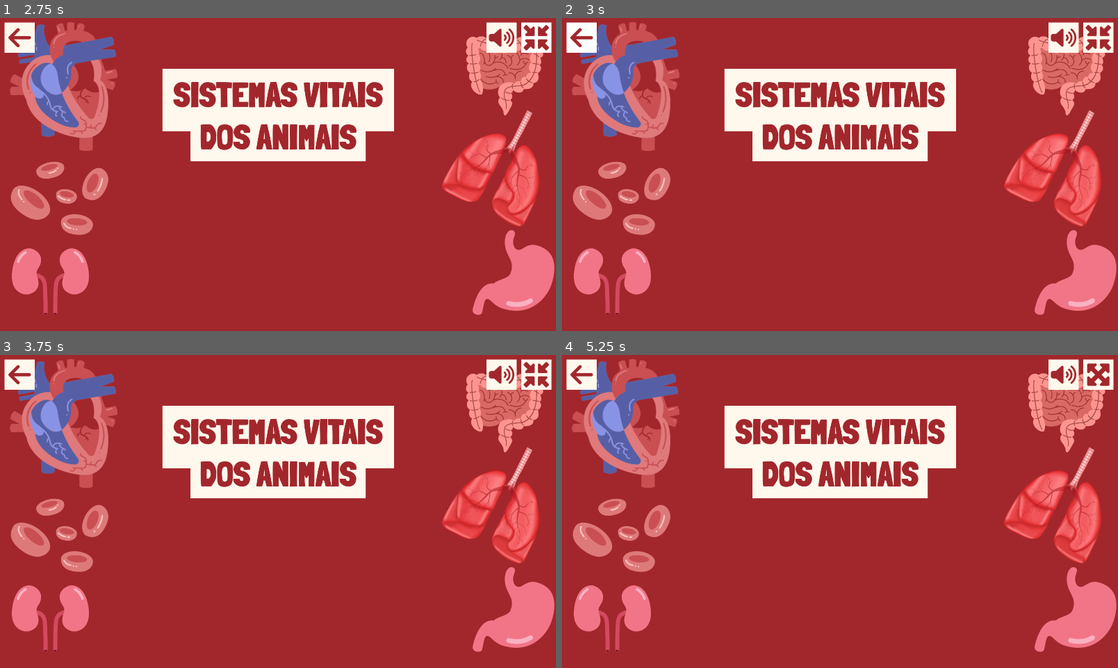
Above: before the commit, frames 1-4 (two rows, left to right).
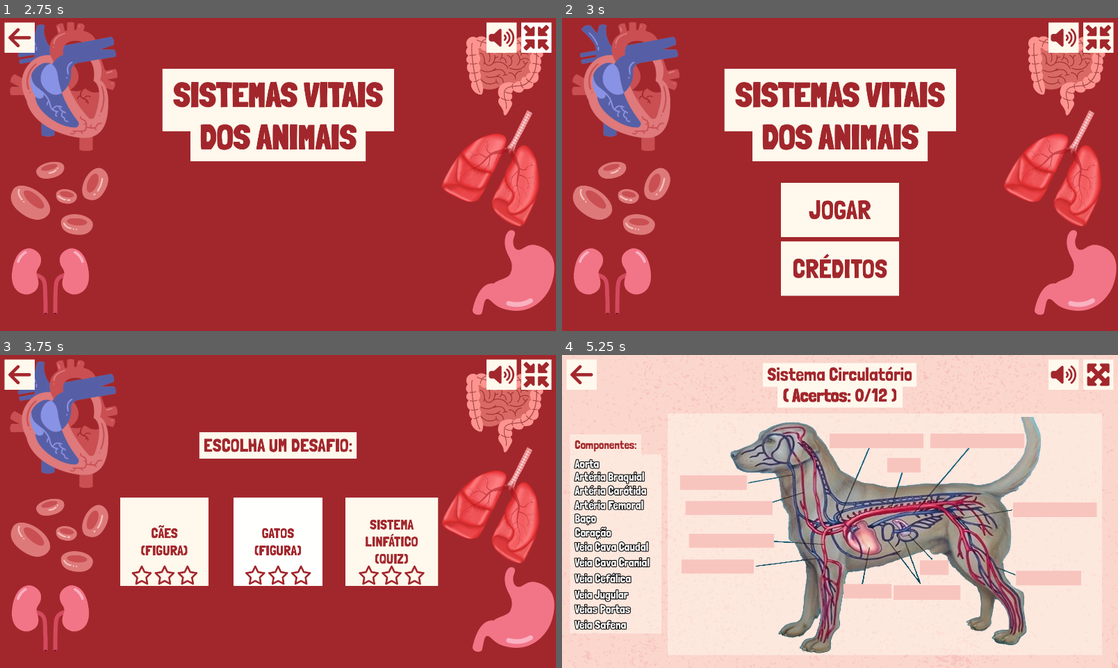
Above: after the commit, the same moments.

Repository: telmotrooper/vet-game
Game: Godot game, scene res://title_screen/credits.tscn
Same seed, same stepped clock (60 frames per second), same inputs: the game is played once before the commit and once after it. This scene is started directly instead of the project's main scene.
Inputs (mouse positions are in pixels of both pictures, inside the frame that each line leads up to):
- Up to frame 1 (2.75 s): click (533, 36) at 0.5 s; click (533, 36) at 1.25 s; click (533, 36) at 2 s
- Up to frame 2 (3 s): click (584, 36) at 2.75 s
- Up to frame 3 (3.75 s): click (278, 545) at 3.5 s, where only the run after the commit has a clickable "JOGAR"
- Up to frame 4 (5.25 s): click (1095, 373) at 4.25 s; click (728, 542) at 5 s, where only the run after the commit has a clickable "CÃES (FIGURA)"

Frame 1 is identical in both runs. In frame 2, 7.0% of the frame differs, in the area x 0-61%, y 1-89%; in frame 3, 20%; in frame 4, 94%, in the area x 0-100%, y 0-100%.

Commit message:
fixed path bug

Diff:
--- a/title_screen/credits.tscn
+++ b/title_screen/credits.tscn
@@ -23,7 +23,7 @@
 
 [node name="TopButtons" parent="." instance=ExtResource("2_ro7lb")]
 layout_mode = 1
-back_button_target = "/home/telmo/Development/Personal/Godot/vet-game/title_screen/title_screen.tscn"
+back_button_target = "res://title_screen/title_screen.tscn"
 
 [node name="ColorRectTop" type="ColorRect" parent="."]
 layout_mode = 1
--- a/title_screen/level_selection.tscn
+++ b/title_screen/level_selection.tscn
@@ -18,7 +18,7 @@
 
 [node name="TopButtons" parent="." instance=ExtResource("2_i2ro2")]
 layout_mode = 1
-back_button_target = "/home/telmo/Development/Personal/Godot/vet-game/title_screen/title_screen.tscn"
+back_button_target = "res://title_screen/title_screen.tscn"
 
 [node name="ColorRect" type="ColorRect" parent="."]
 layout_mode = 1
--- a/ui/victory_panel/victory_panel.tscn
+++ b/ui/victory_panel/victory_panel.tscn
@@ -96,6 +96,6 @@
 theme = ExtResource("3_cceb7")
 text = "Continuar"
 script = ExtResource("6_20jyd")
-target_scene = "/home/telmo/Development/Personal/Godot/vet-game/title_screen/level_selection.tscn"
+target_scene = "res://title_screen/level_selection.tscn"
 
 [connection signal="pressed" from="MarginContainer/VBoxContainer/Buttons/FigureButton" to="." method="hide_panel"]
